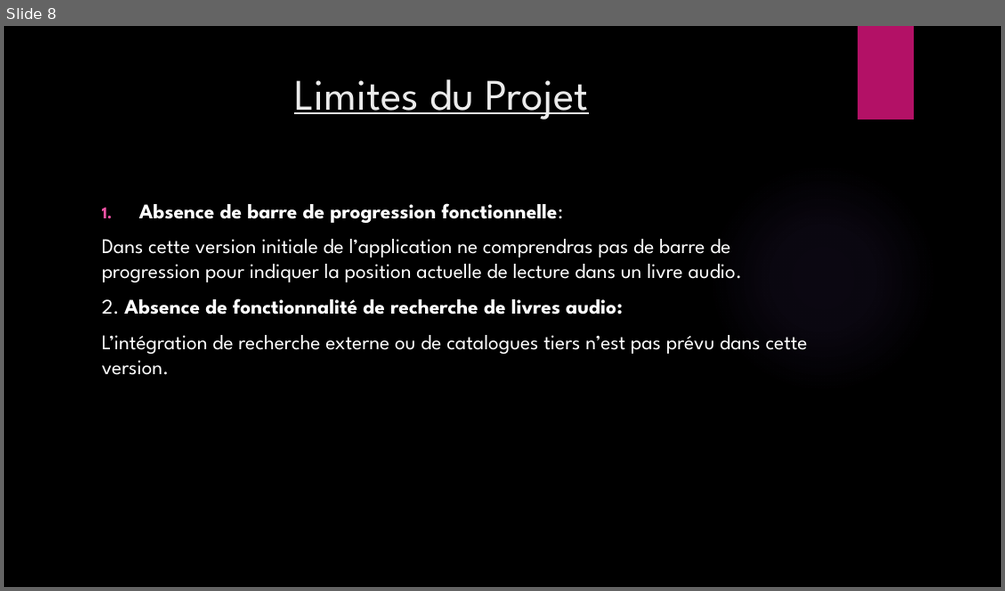
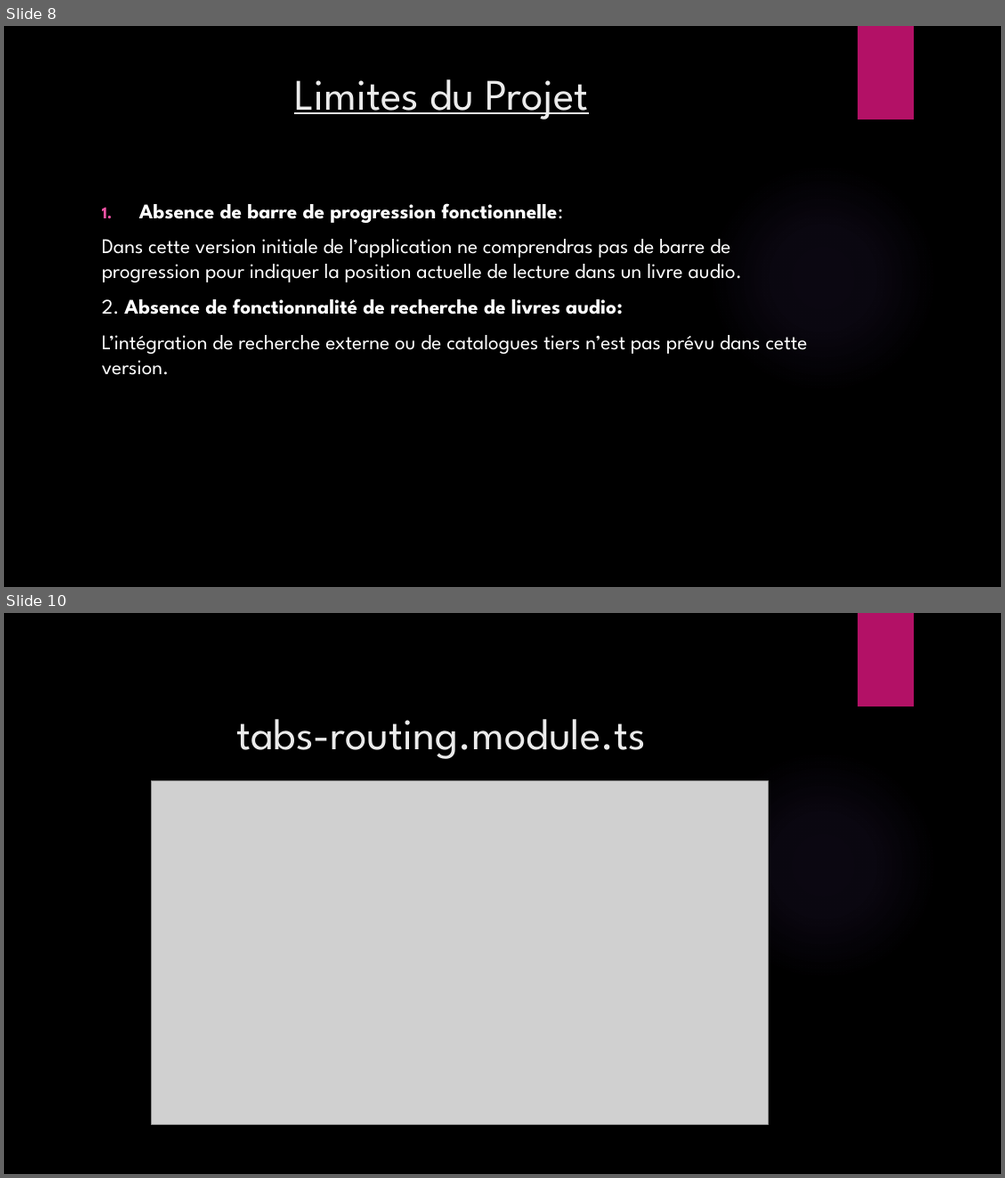
Before and after one commit to MadoNgom/Mobile-App, a slide deck: RAPPORT DU PROJET IONIC.pptx. Shown one above the other, each under a label of ours: slide 8 before the commit, slides 8 and 10 after it; the slides between them are not shown. The pictures are 1005x591 and 1005x1178 pixels, drawn with LibreOffice and Linux fonts; fonts in the diff are those of the drawing; grey boxes stand for pictures; background and template pictures are left out. Boxes give left, top, right and bottom in pixels: in the first picture for what was removed or moved away, otherwise in the second. Text is boxed around its words. In the diff, an @@ line names an element or a change of style, - is before the commit and + after.

```diff
--- a/RAPPORT DU PROJET IONIC.pptx
+++ b/RAPPORT DU PROJET IONIC.pptx
@@ slide 10 added at box(4, 613, 1001, 1174), background picture (left out); not listed: 2 template elements that a slide beside it also shows @@
@@ title added at box(236, 719, 646, 759), 42 pt, text #EBEBEB @@
+tabs-routing.module.ts
@@ picture added at box(152, 780, 769, 1124) @@
```
Also in this commit, not shown: 3 slides changed, 10 other slides added.
